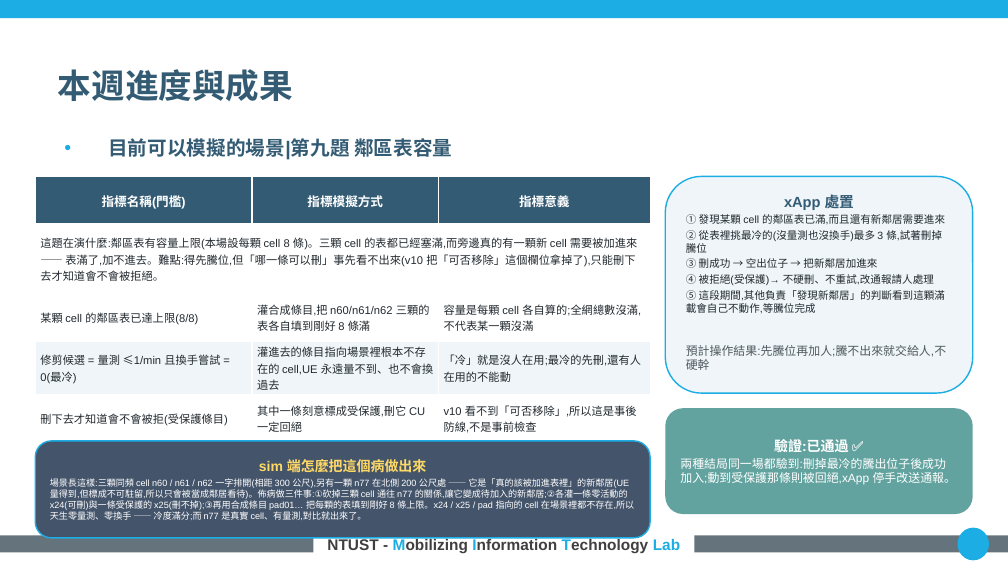
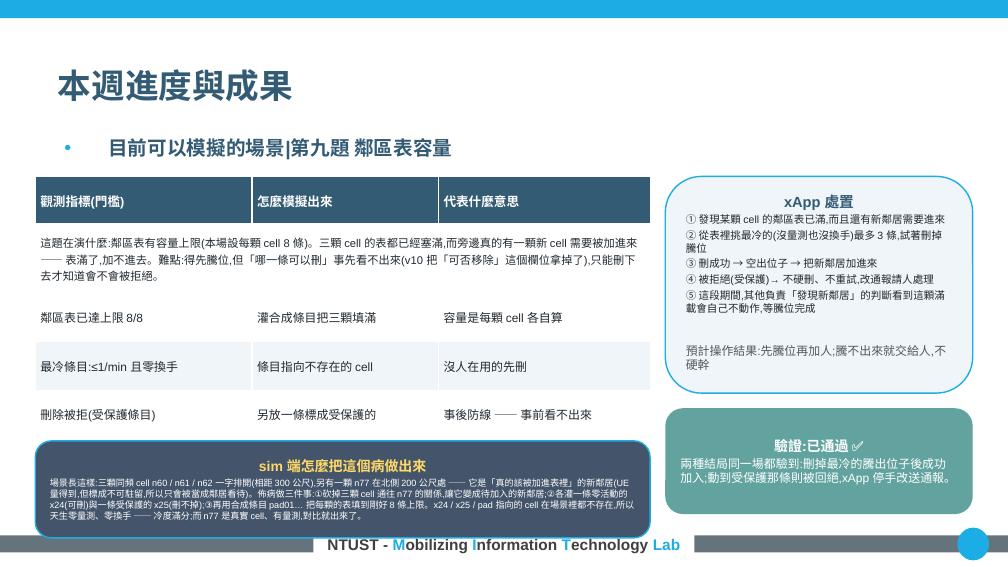
Before and after one commit to kimOuO/RAN-sim-OAI, a slide deck: slide 12 of docs/report/8_27_進度報告_v10十二題.pptx. Drawn at 1008x567 pixels with LibreOffice and Linux fonts; fonts in the diff are those of the drawing; background and template pictures are left out. Boxes give left, top, right and bottom in pixels: in the first picture for what was removed or moved away, otherwise in the second. Text is boxed around its words. In the diff, an @@ line names an element or a change of style, - is before the commit and + after.

```diff
--- a/docs/report/8_27_進度報告_v10十二題.pptx
+++ b/docs/report/8_27_進度報告_v10十二題.pptx
@@ table at bbox=[35, 176, 650, 438] @@
-row 1: 指標名稱(門檻) | 指標模擬方式 | 指標意義
+row 1: 觀測指標(門檻) | 怎麼模擬出來 | 代表什麼意思
-row 3: 某顆 cell 的鄰區表已達上限(8/8) | 灌合成條目,把 n60/n61/n62 三顆的表各自填到剛好 8 條滿 | 容量是每顆 cell 各自算的;全網總數沒滿,不代表某一顆沒滿
+row 3: 鄰區表已達上限 8/8 | 灌合成條目把三顆填滿 | 容量是每顆 cell 各自算
-row 4: 修剪候選 = 量測 ≤1/min 且換手嘗試 = 0(最冷) | 灌進去的條目指向場景裡根本不存在的 cell,UE 永遠量不到、也不會換過去 | 「冷」就是沒人在用;最冷的先刪,還有人在用的不能動
+row 4: 最冷條目:≤1/min 且零換手 | 條目指向不存在的 cell | 沒人在用的先刪
-row 5: 刪下去才知道會不會被拒(受保護條目) | 其中一條刻意標成受保護,刪它 CU 一定回絕 | v10 看不到「可否移除」,所以這是事後防線,不是事前檢查
+row 5: 刪除被拒(受保護條目) | 另放一條標成受保護的 | 事後防線 —— 事前看不出來
```
Also in this commit, not shown: 11 other slides changed, 1 other file.
